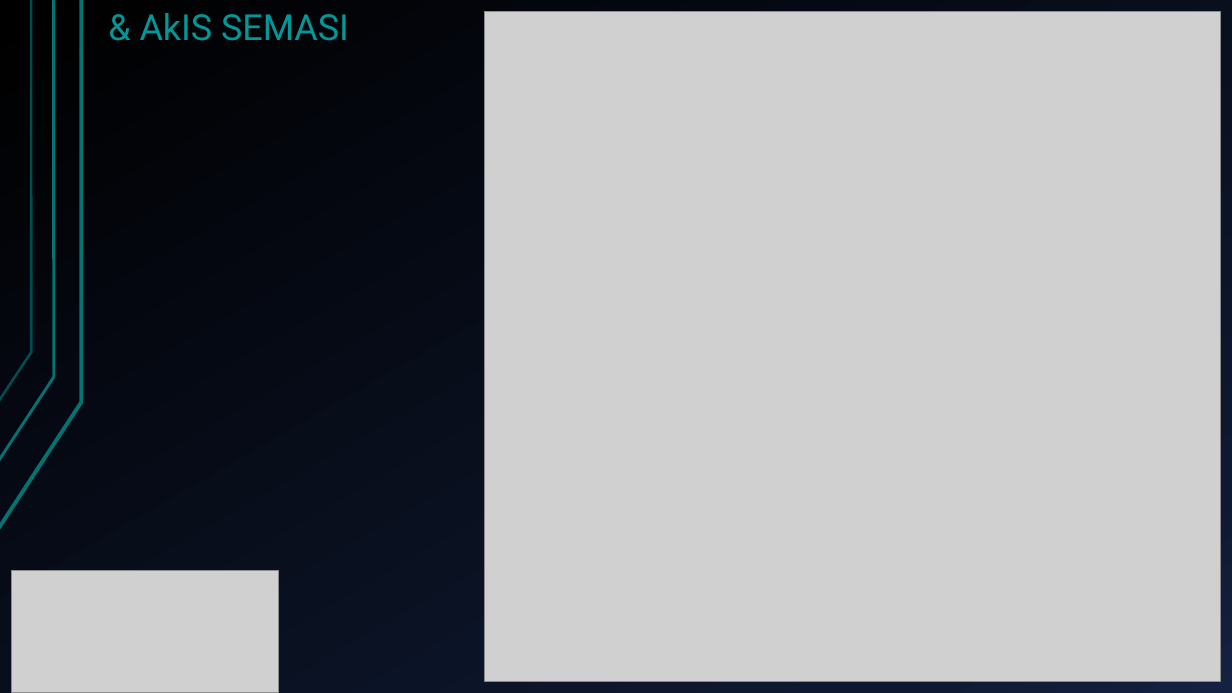
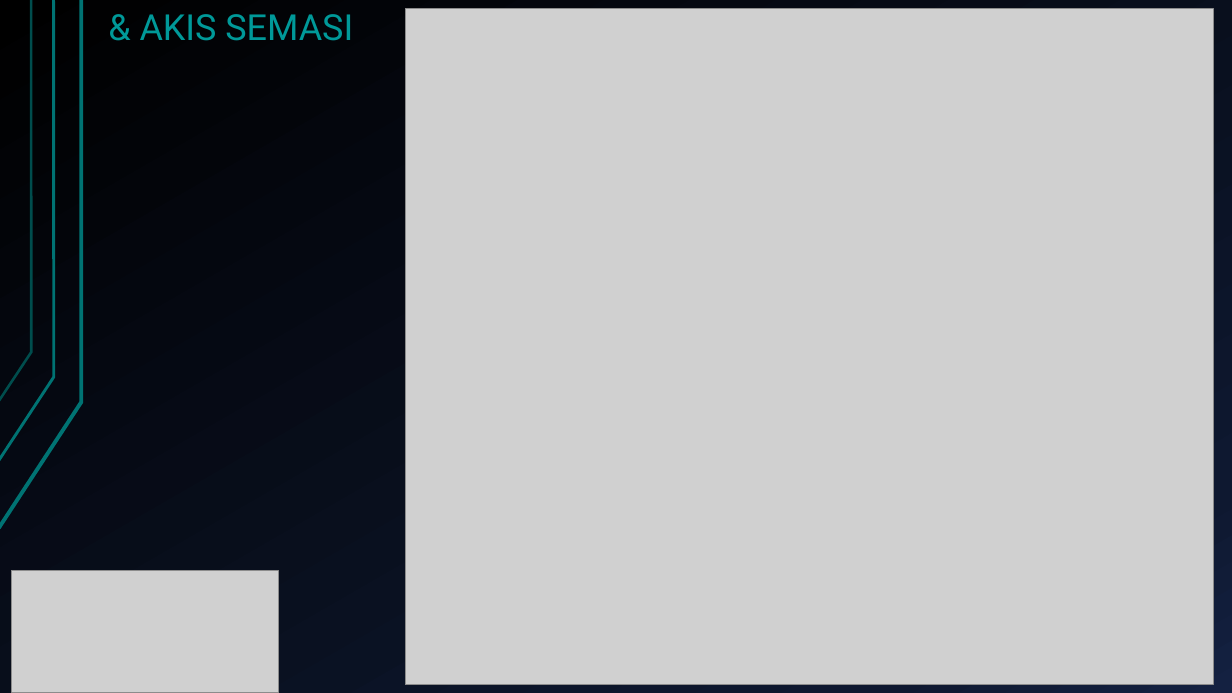
Before and after one commit to BurakFatihOzen/Yemek-Tarifleri-Kitabi-projesi-12.grup, a slide deck: slide 9 of -Algoritma Projesi.pptx. Drawn at 1232x693 pixels with LibreOffice and Linux fonts; fonts in the diff are those of the drawing; grey boxes stand for pictures. Boxes give left, top, right and bottom in pixels: in the first picture for what was removed or moved away, otherwise in the second. Text is boxed around its words. In the diff, an @@ line names an element or a change of style, - is before the commit and + after.

```diff
--- a/-Algoritma Projesi.pptx
+++ b/-Algoritma Projesi.pptx
@@ text at (140, 14, 353, 41): text changed @@
-& AkIS SEMASI
+& AKIS SEMASI
@@ picture: place and size @@
-picture at (485, 11, 1220, 681)
+picture at (406, 8, 1214, 685)
```
Also in this commit, not shown: 1 other slide changed.
